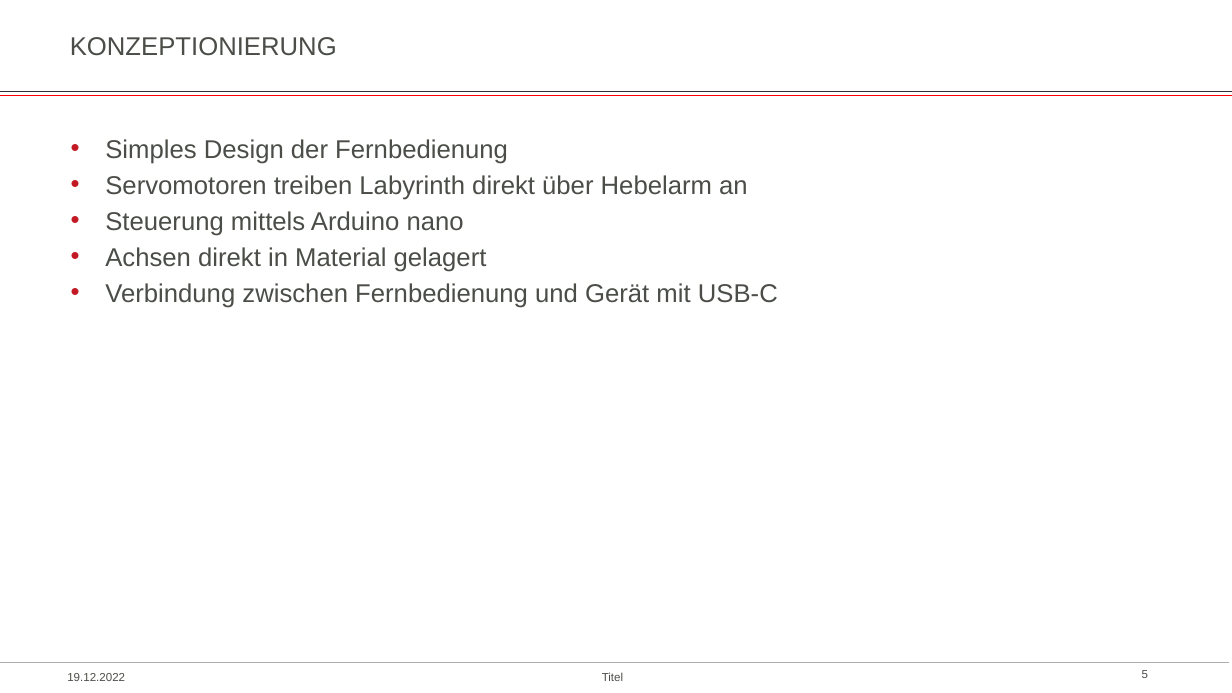
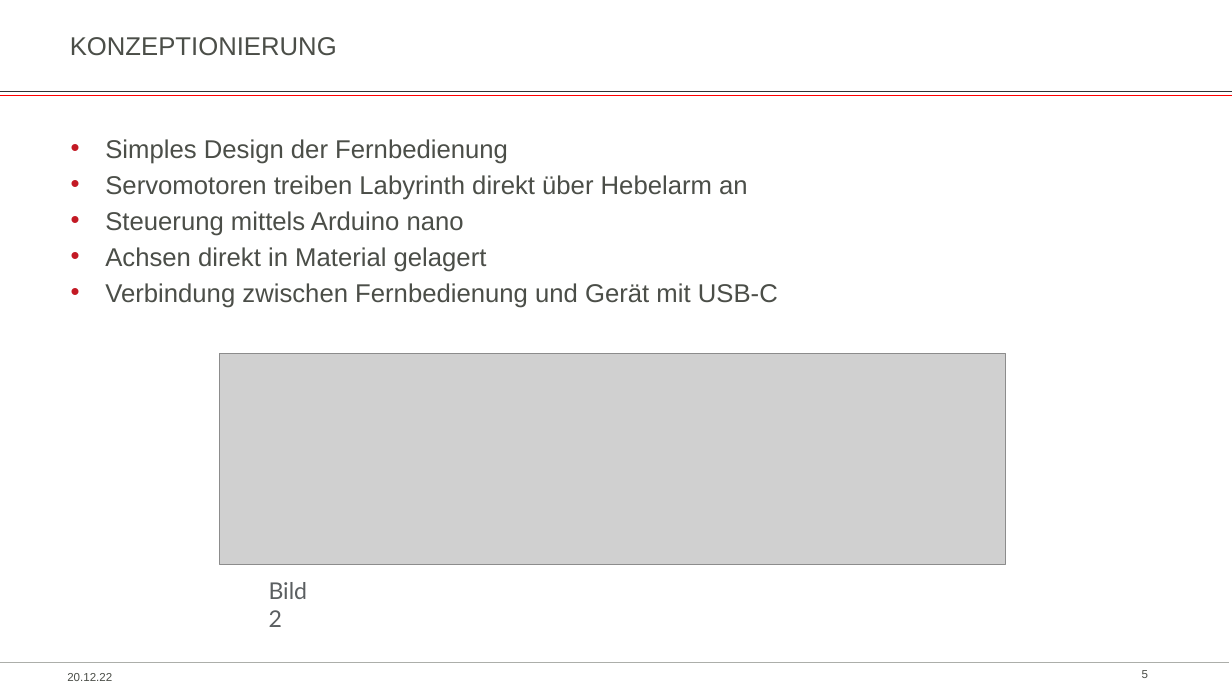
Before and after one commit to jamadir/Komplexlabor, a slide deck: slide 5 of Dokumentation/Präsentation Kugellabyrinth.pptx. Drawn at 1232x693 pixels with LibreOffice and Linux fonts; fonts in the diff are those of the drawing; grey boxes stand for pictures; background and template pictures are left out. Boxes give left, top, right and bottom in pixels: in the first picture for what was removed or moved away, otherwise in the second. Text is boxed around its words. In the diff, an @@ line names an element or a change of style, - is before the commit and + after.

```diff
--- a/Dokumentation/Präsentation Kugellabyrinth.pptx
+++ b/Dokumentation/Präsentation Kugellabyrinth.pptx
@@ picture added at <box>220,354,1006,565</box> @@
@@ text added at <box>269,582,308,627</box>, 18 pt, text #5B5F61 @@
+Bild 2
@@ text at <box>67,673,112,681</box>: text changed @@
-19.12.2022
+20.12.22
@@ text removed at <box>602,672,623,681</box> @@
-Titel
```
Also in this commit, not shown: 6 other slides changed, 3 slides added, 2 slides removed.
